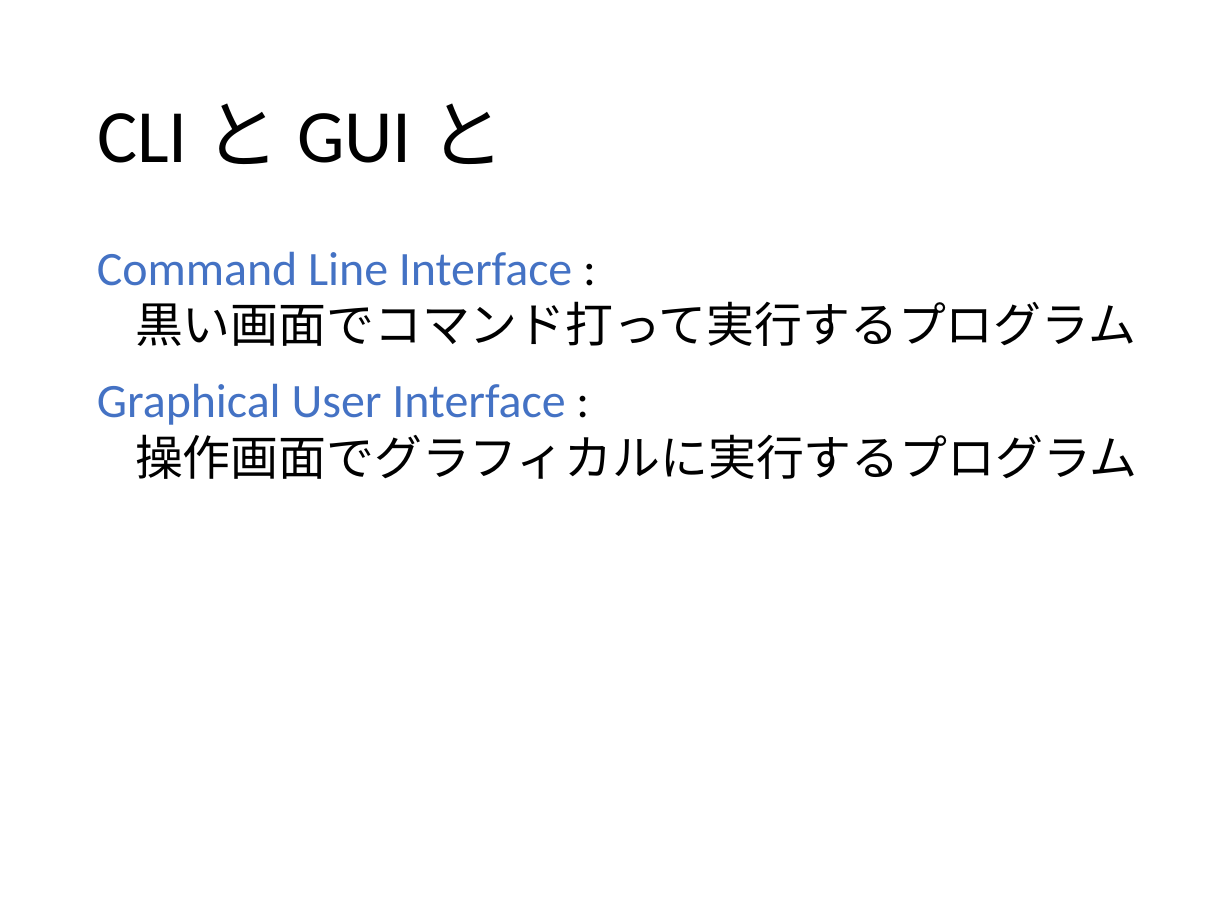
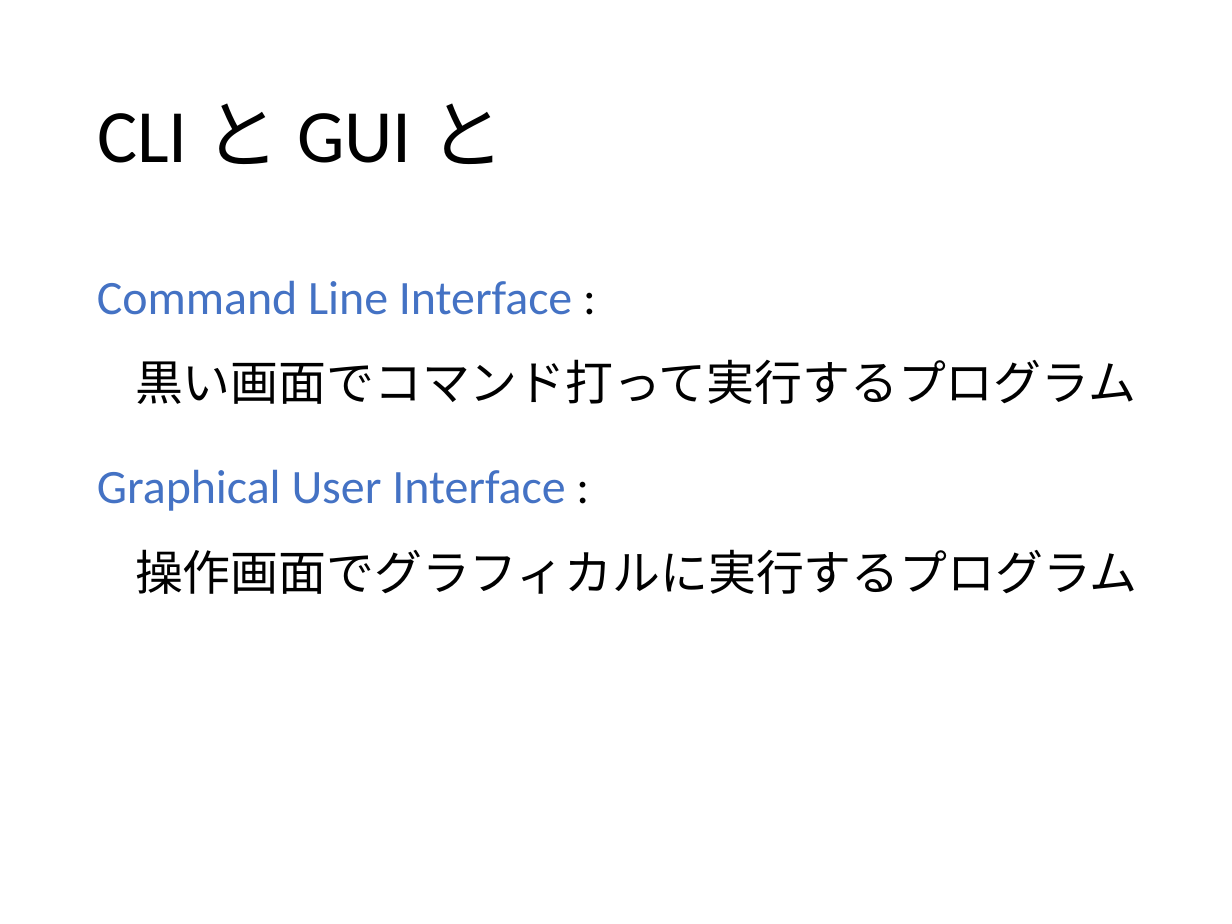
Before and after one commit to matsubara0507/learn-you-a-git-for-great-good, a slide deck: slide 5 of slide/part0.pptx. Drawn at 1232x924 pixels with LibreOffice and Linux fonts; fonts in the diff are those of the drawing; background and template pictures are left out. Boxes give left, top, right and bottom in pixels: in the first picture for what was removed or moved away, otherwise in the second. Text is boxed around its words. In the diff, an @@ line names an element or a change of style, - is before the commit and + after.

```diff
--- a/slide/part0.pptx
+++ b/slide/part0.pptx
@@ text "Command Line Interface : 黒い画面でコマンド打って実行するプログラム" at box(97, 280, 1137, 594): line spacing 1 to 1.5 @@
```
Also in this commit, not shown: 2 other slides changed, 2 other files.
